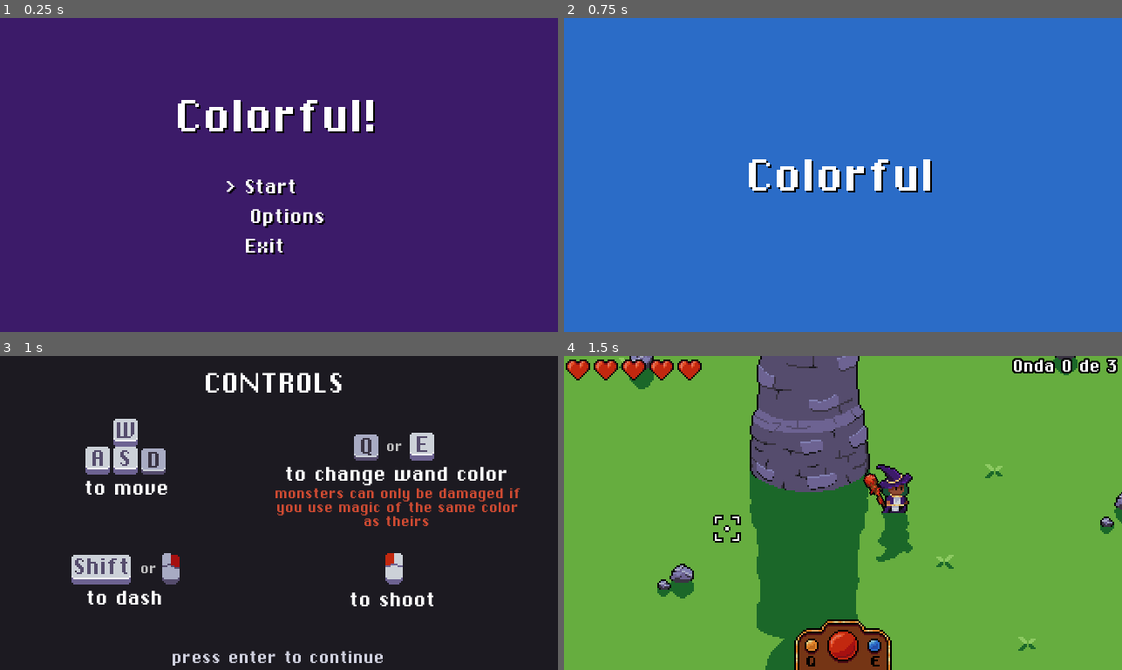
Above: before the commit, frames 1-4 (two rows, left to right).
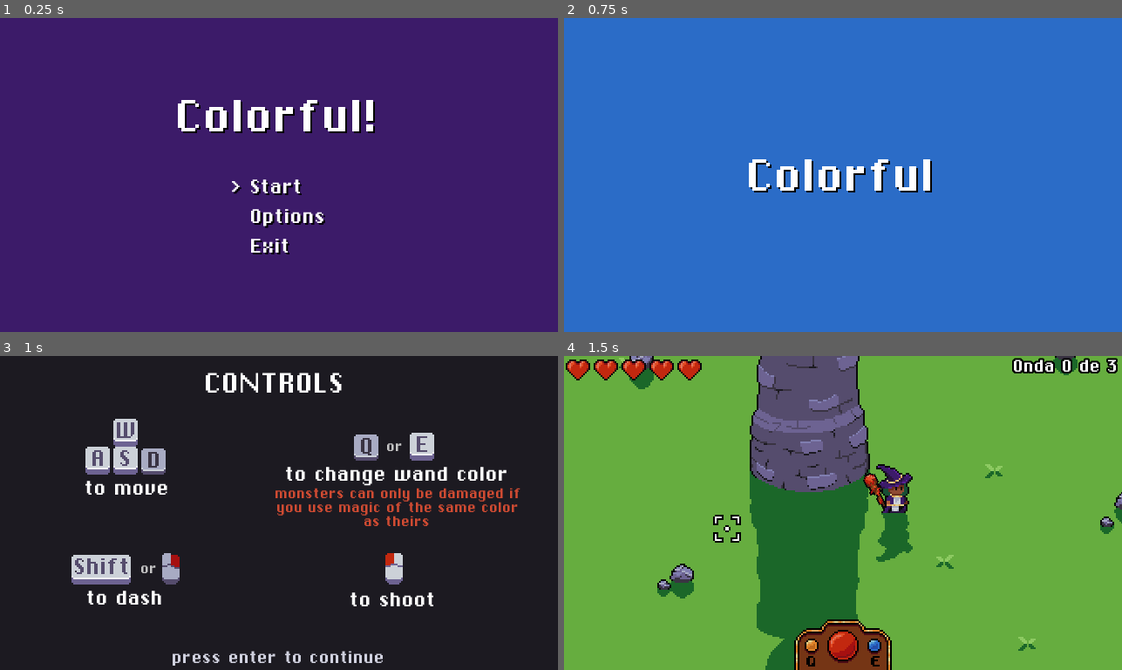
Above: after the commit, the same moments.

Repository: Triceru179/GameJam5
Game: Godot game, scene res://scenes/MainMenu.tscn
Two runs of this game, one before a commit and one after it. Both use one fixed random seed, a clock stepped at 60 frames per second and the inputs below.
Inputs (mouse positions are in pixels of both pictures, inside the frame that each line leads up to):
- Up to frame 1 (0.25 s): no input
- Up to frame 2 (0.75 s): tap Enter (ui_accept) at 0.5 s; move the mouse to (965, 159) at 0.52 s; hold E (action_color_swap_right) from 0.53 s (still down); hold Right mouse button (action_dash) from 0.53 s (still down)
- Up to frame 3 (1 s): keep holding E (action_color_swap_right); keep holding Right mouse button (action_dash); tap Enter (ui_accept) at 0.77 s
- Up to frame 4 (1.5 s): tap Enter (ui_accept) at 1.25 s; move the mouse to (731, 528) at 1.27 s; release E (action_color_swap_right) at 1.28 s; release Right mouse button (action_dash) at 1.28 s; hold S (action_down) from 1.28 s (still down); click (731, 528) at 1.35 s

The runs differ from the first frame. In frame 1, 0.8% of the frame differs, in the area x 40-55%, y 51-76%; in frame 2, nothing differs; in frame 3, nothing differs; in frame 4, nothing differs.

Commit message:
Menu alignment

Diff:
--- a/scenes/MainMenu.tscn
+++ b/scenes/MainMenu.tscn
@@ -31,7 +31,6 @@
 }
 
 [node name="MainMenu" type="MarginContainer" parent="."]
-visible = false
 anchor_right = 1.0
 anchor_bottom = 1.0
 script = ExtResource( 3 )
@@ -67,16 +66,16 @@
 margin_bottom = 100.0
 
 [node name="VBoxContainer" type="VBoxContainer" parent="MainMenu/CenterContainer/VBoxContainer/CenterContainer2"]
-margin_left = 28.0
-margin_right = 88.0
+margin_left = 31.0
+margin_right = 85.0
 margin_bottom = 50.0
 
 [node name="CenterContainer" type="CenterContainer" parent="MainMenu/CenterContainer/VBoxContainer/CenterContainer2/VBoxContainer"]
-margin_right = 60.0
+margin_right = 54.0
 margin_bottom = 14.0
 
 [node name="Start" type="HBoxContainer" parent="MainMenu/CenterContainer/VBoxContainer/CenterContainer2/VBoxContainer/CenterContainer"]
-margin_right = 60.0
+margin_right = 54.0
 margin_bottom = 14.0
 
 [node name="Selector" type="Label" parent="MainMenu/CenterContainer/VBoxContainer/CenterContainer2/VBoxContainer/CenterContainer/Start"]
@@ -89,21 +88,20 @@
 
 [node name="OptionName" type="Label" parent="MainMenu/CenterContainer/VBoxContainer/CenterContainer2/VBoxContainer/CenterContainer/Start"]
 margin_left = 11.0
-margin_right = 60.0
-margin_bottom = 14.0
-rect_min_size = Vector2( 49, 0 )
+margin_right = 54.0
+margin_bottom = 14.0
+rect_min_size = Vector2( 43, 0 )
 custom_fonts/font = SubResource( 1 )
 custom_colors/font_color_shadow = Color( 0, 0, 0, 1 )
 text = "Start"
 
 [node name="CenterContainer2" type="CenterContainer" parent="MainMenu/CenterContainer/VBoxContainer/CenterContainer2/VBoxContainer"]
 margin_top = 18.0
-margin_right = 60.0
+margin_right = 54.0
 margin_bottom = 32.0
 
 [node name="Options" type="HBoxContainer" parent="MainMenu/CenterContainer/VBoxContainer/CenterContainer2/VBoxContainer/CenterContainer2"]
-margin_left = 3.0
-margin_right = 57.0
+margin_right = 54.0
 margin_bottom = 14.0
 
 [node name="Selector" type="Label" parent="MainMenu/CenterContainer/VBoxContainer/CenterContainer2/VBoxContainer/CenterContainer2/Options"]
@@ -124,11 +122,11 @@
 
 [node name="CenterContainer3" type="CenterContainer" parent="MainMenu/CenterContainer/VBoxContainer/CenterContainer2/VBoxContainer"]
 margin_top = 36.0
-margin_right = 60.0
+margin_right = 54.0
 margin_bottom = 50.0
 
 [node name="Exit" type="HBoxContainer" parent="MainMenu/CenterContainer/VBoxContainer/CenterContainer2/VBoxContainer/CenterContainer3"]
-margin_right = 60.0
+margin_right = 54.0
 margin_bottom = 14.0
 
 [node name="Selector" type="Label" parent="MainMenu/CenterContainer/VBoxContainer/CenterContainer2/VBoxContainer/CenterContainer3/Exit"]
@@ -141,9 +139,9 @@
 
 [node name="OptionName" type="Label" parent="MainMenu/CenterContainer/VBoxContainer/CenterContainer2/VBoxContainer/CenterContainer3/Exit"]
 margin_left = 11.0
-margin_right = 60.0
-margin_bottom = 14.0
-rect_min_size = Vector2( 49, 0 )
+margin_right = 54.0
+margin_bottom = 14.0
+rect_min_size = Vector2( 43, 0 )
 custom_fonts/font = SubResource( 1 )
 custom_colors/font_color_shadow = Color( 0, 0, 0, 1 )
 text = "Exit"
@@ -153,6 +151,7 @@
 [node name="MenuSelect" parent="MainMenu" instance=ExtResource( 5 )]
 
 [node name="OptionsMenu" type="MarginContainer" parent="."]
+visible = false
 anchor_right = 1.0
 anchor_bottom = 1.0
 script = ExtResource( 6 )
@@ -171,9 +170,9 @@
 
 [node name="VBoxContainer" type="VBoxContainer" parent="OptionsMenu/CenterContainer2"]
 margin_left = 67.0
-margin_top = 12.0
+margin_top = 36.0
 margin_right = 252.0
-margin_bottom = 119.0
+margin_bottom = 143.0
 custom_constants/separation = 20
 
 [node name="Title" type="CenterContainer" parent="OptionsMenu/CenterContainer2/VBoxContainer"]
@@ -206,18 +205,20 @@
 margin_right = 185.0
 margin_bottom = 24.0
 rect_min_size = Vector2( 185, 0 )
+alignment = 1
 
 [node name="OptionName" type="Label" parent="OptionsMenu/CenterContainer2/VBoxContainer/CenterContainer2/VBoxContainer/CenterContainer/Fullscreen"]
+margin_left = 48.0
 margin_top = 5.0
-margin_right = 61.0
+margin_right = 109.0
 margin_bottom = 19.0
 custom_fonts/font = SubResource( 1 )
 custom_colors/font_color_shadow = Color( 0, 0, 0, 1 )
 text = "Fullscreen"
 
 [node name="OptionFullscren" type="CheckBox" parent="OptionsMenu/CenterContainer2/VBoxContainer/CenterContainer2/VBoxContainer/CenterContainer/Fullscreen"]
-margin_left = 65.0
-margin_right = 89.0
+margin_left = 113.0
+margin_right = 137.0
 margin_bottom = 24.0
 focus_mode = 0
 enabled_focus_mode = 0
@@ -231,18 +232,20 @@
 margin_right = 185.0
 margin_bottom = 16.0
 rect_min_size = Vector2( 185, 0 )
+alignment = 2
 
 [node name="OptionName" type="Label" parent="OptionsMenu/CenterContainer2/VBoxContainer/CenterContainer2/VBoxContainer/CenterContainer3/MusicVolume"]
+margin_left = 30.0
 margin_top = 1.0
-margin_right = 81.0
+margin_right = 111.0
 margin_bottom = 15.0
 custom_fonts/font = SubResource( 1 )
 custom_colors/font_color_shadow = Color( 0, 0, 0, 1 )
 text = "Music Volume"
 
 [node name="MusicSlider" type="HSlider" parent="OptionsMenu/CenterContainer2/VBoxContainer/CenterContainer2/VBoxContainer/CenterContainer3/MusicVolume"]
-margin_left = 85.0
-margin_right = 135.0
+margin_left = 115.0
+margin_right = 165.0
 margin_bottom = 16.0
 rect_min_size = Vector2( 50, 0 )
 size_flags_vertical = 1
@@ -251,10 +254,11 @@
 step = 0.05
 
 [node name="MusicVolume" type="Label" parent="OptionsMenu/CenterContainer2/VBoxContainer/CenterContainer2/VBoxContainer/CenterContainer3/MusicVolume"]
-margin_left = 139.0
+margin_left = 169.0
 margin_top = 1.0
-margin_right = 146.0
+margin_right = 185.0
 margin_bottom = 15.0
+rect_min_size = Vector2( 16, 0 )
 custom_fonts/font = SubResource( 1 )
 custom_colors/font_color_shadow = Color( 0, 0, 0, 1 )
 text = "0"
@@ -269,32 +273,34 @@
 margin_right = 185.0
 margin_bottom = 16.0
 rect_min_size = Vector2( 185, 0 )
+alignment = 2
 
 [node name="OptionName" type="Label" parent="OptionsMenu/CenterContainer2/VBoxContainer/CenterContainer2/VBoxContainer/CenterContainer4/FxVolume"]
+margin_left = 50.0
 margin_top = 1.0
-margin_right = 61.0
+margin_right = 111.0
 margin_bottom = 15.0
 custom_fonts/font = SubResource( 1 )
 custom_colors/font_color_shadow = Color( 0, 0, 0, 1 )
 text = "FX Volume"
 
 [node name="FxSlider" type="HSlider" parent="OptionsMenu/CenterContainer2/VBoxContainer/CenterContainer2/VBoxContainer/CenterContainer4/FxVolume"]
-margin_left = 65.0
-margin_right = 115.0
+margin_left = 115.0
+margin_right = 165.0
 margin_bottom = 16.0
 rect_min_size = Vector2( 50, 0 )
 max_value = 1.0
 step = 0.1
-value = 0.001
 __meta__ = {
 "_edit_use_anchors_": false
 }
 
 [node name="FxVolume" type="Label" parent="OptionsMenu/CenterContainer2/VBoxContainer/CenterContainer2/VBoxContainer/CenterContainer4/FxVolume"]
-margin_left = 119.0
+margin_left = 169.0
 margin_top = 1.0
-margin_right = 126.0
+margin_right = 185.0
 margin_bottom = 15.0
+rect_min_size = Vector2( 16, 0 )
 custom_fonts/font = SubResource( 1 )
 custom_colors/font_color_shadow = Color( 0, 0, 0, 1 )
 text = "0"
